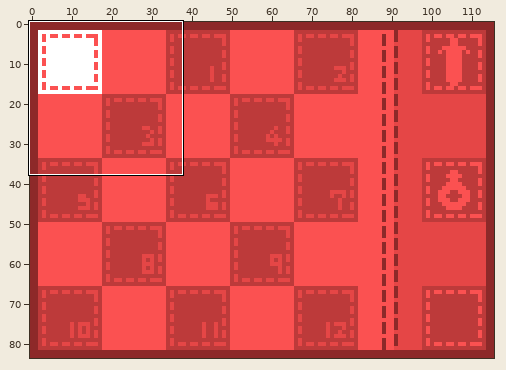
Pixel-art file, stored at assets/graphics/gui/inventory_animation.aseprite. The picture above shows the old version from afar; the outline marks the close-up.
Close-up. The starting point:
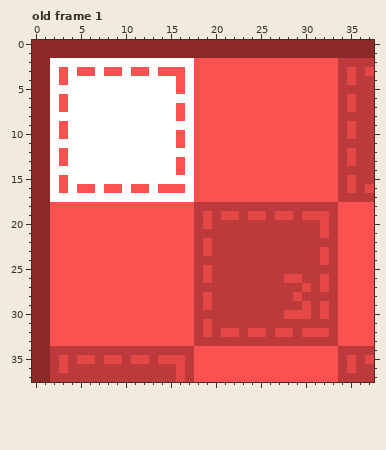
116x84 pixels, 1 frame. Shown: old frame 1: x 0..37, y 0..37. The commit also changed other frames or places, which this record leaves out.
After:
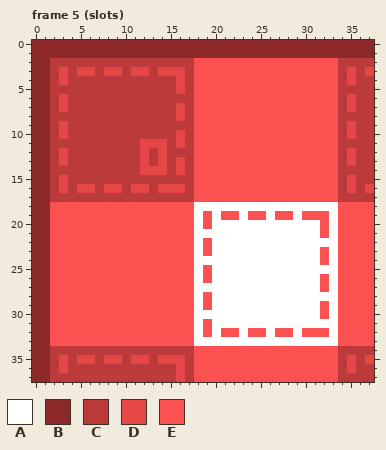
Palette (. is transparent): A #ffffff  B #8d2929  C #bd3a3a  D #e54646  E #fb5151
A new or re-ordered frame is compared with the old frame closest to it.
What changed:
frames 1 -> 31
Frame 5 (slots) is new; against old frame 1, layer "select":
y 2: x 2..17 AAAAAAAAAAAAAAAA -> CCCCCCCCCCCCCCCC
y 3: x 2..17 AEAEEAEEAEEAEEEA -> CDCDDCDDCDDCDDDC
y 4: x 2..17 AEAAAAAAAAAAAAEA -> CDCCCCCCCCCCCCDC
y 5: x 2..17 AAAAAAAAAAAAAAEA -> CCCCCCCCCCCCCCDC
y 6: x 2..17 AEAAAAAAAAAAAAAA -> CDCCCCCCCCCCCCCC
y 7: x 2..17 AEAAAAAAAAAAAAEA -> CDCCCCCCCCCCCCDC
y 8: x 2..17 AAAAAAAAAAAAAAEA -> CCCCCCCCCCCCCCDC
y 9: x 2..17 AEAAAAAAAAAAAAAA -> CDCCCCCCCCCCCCCC
y 10: x 2..17 AEAAAAAAAAAAAAEA -> CDCCCCCCCCCCCCDC
y 11: x 2..17 AAAAAAAAAAAAAAEA -> CCCCCCCCCCDDDCDC
y 12: x 2..17 AEAAAAAAAAAAAAAA -> CDCCCCCCCCDCDCCC
y 13: x 2..17 AEAAAAAAAAAAAAEA -> CDCCCCCCCCDCDCDC
y 14: x 2..17 AAAAAAAAAAAAAAEA -> CCCCCCCCCCDDDCDC
y 15: x 2..17 AEAAAAAAAAAAAAAA -> CDCCCCCCCCCCCCCC
y 16: x 2..17 AEAEEAEEAEEAEEEA -> CDCDDCDDCDDCDDDC
y 17: x 2..17 AAAAAAAAAAAAAAAA -> CCCCCCCCCCCCCCCC
y 18: x 18..33 CCCCCCCCCCCCCCCC -> AAAAAAAAAAAAAAAA
y 19: x 18..33 CDCDDCDDCDDCDDDC -> AEAEEAEEAEEAEEEA
y 20: x 18..33 CDCCCCCCCCCCCCDC -> AEAAAAAAAAAAAAEA
y 21: x 18..33 CCCCCCCCCCCCCCDC -> AAAAAAAAAAAAAAEA
y 22: x 18..33 CDCCCCCCCCCCCCCC -> AEAAAAAAAAAAAAAA
y 23: x 18..33 CDCCCCCCCCCCCCDC -> AEAAAAAAAAAAAAEA
y 24: x 18..33 CCCCCCCCCCCCCCDC -> AAAAAAAAAAAAAAEA
y 25: x 18..33 CDCCCCCCCCCCCCCC -> AEAAAAAAAAAAAAAA
y 26: x 18..33 CDCCCCCCCCDDCCDC -> AEAAAAAAAAAAAAEA
y 27: x 18..33 CCCCCCCCCCCCDCDC -> AAAAAAAAAAAAAAEA
y 28: x 18..33 CDCCCCCCCCCDCCCC -> AEAAAAAAAAAAAAAA
y 29: x 18..33 CDCCCCCCCCCCDCDC -> AEAAAAAAAAAAAAEA
y 30: x 18..33 CCCCCCCCCCDDDCDC -> AAAAAAAAAAAAAAEA
y 31: x 18..33 CDCCCCCCCCCCCCCC -> AEAAAAAAAAAAAAAA
y 32: x 18..33 CDCDDCDDCDDCDDDC -> AEAEEAEEAEEAEEEA
y 33: x 18..33 CCCCCCCCCCCCCCCC -> AAAAAAAAAAAAAAAA
Boxes around the changes in both close-ups, in picture pixels (x1, y1, x2, y2):
changed: (50, 58, 338, 346)
